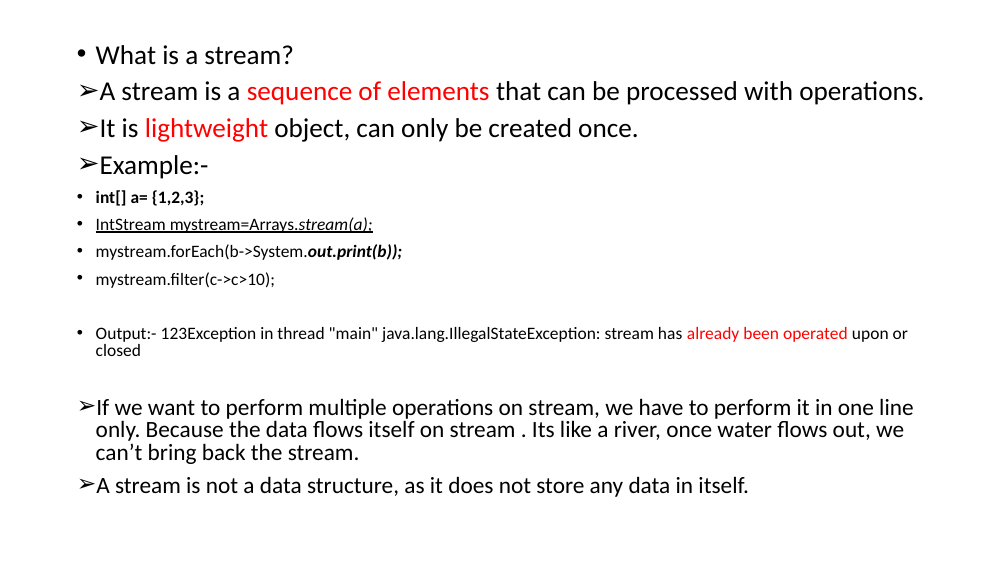
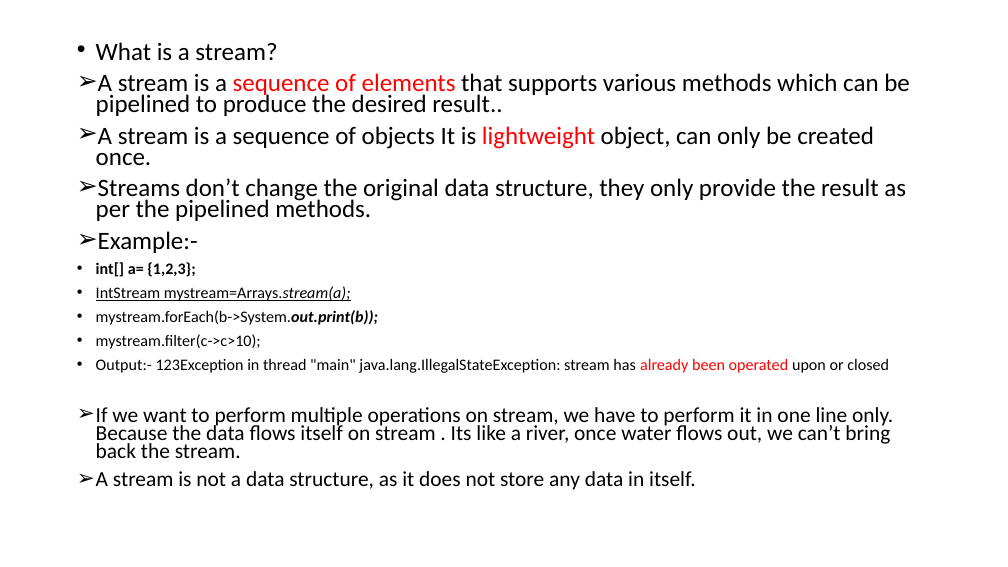
Before and after one commit to aroranishant8/JavaNotes, a slide deck: slide 2 of Java8/Lambda/Streams.pptx. Drawn at 1008x567 pixels with LibreOffice and Linux fonts; fonts in the diff are those of the drawing. Boxes give left, top, right and bottom in pixels: in the first picture for what was removed or moved away, otherwise in the second. Text is boxed around its words. In the diff, an @@ line names an element or a change of style, - is before the commit and + after.

```diff
--- a/Java8/Lambda/Streams.pptx
+++ b/Java8/Lambda/Streams.pptx
@@ text at (96, 42, 893, 490): size 25.9 to 23.8 pt in "What is a stream?", "Example:-"; size 16.6 to 15.3 pt in "int[] a= {1,2,3};", "IntStream mystream=Arrays.stream(a);", "mystream.forEach(b->System.out.print(b));", "mystream.filter(c->c>10);" and 1 more places; size 22.2 to 20.4 pt in "If we want to perform multiple operations ...", "A stream is not a data structure, ..."; line spacing 0.8 to 0.7 @@
@@ text at (96, 73, 910, 221): text changed; size 25.9 to 23.8 pt @@
-➢ A stream is a sequence of elements that can be processed with operations.
-➢ It is lightweight object, can only be created once.
+➢ A stream is a sequence of elements that supports various methods which can be pipelined to produce the desired result..
+➢ A stream is a sequence of objects It is lightweight object, can only be created once.
+➢ Streams don’t change the original data structure, they only provide the result as per the pipelined methods.
```
Also in this commit, not shown: 1 other slide changed, 8 other files.
